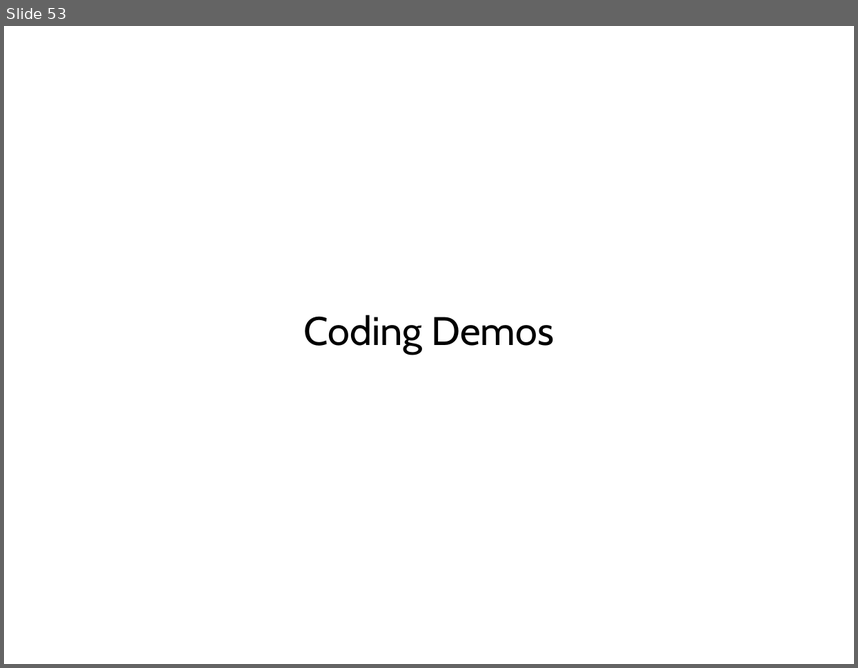
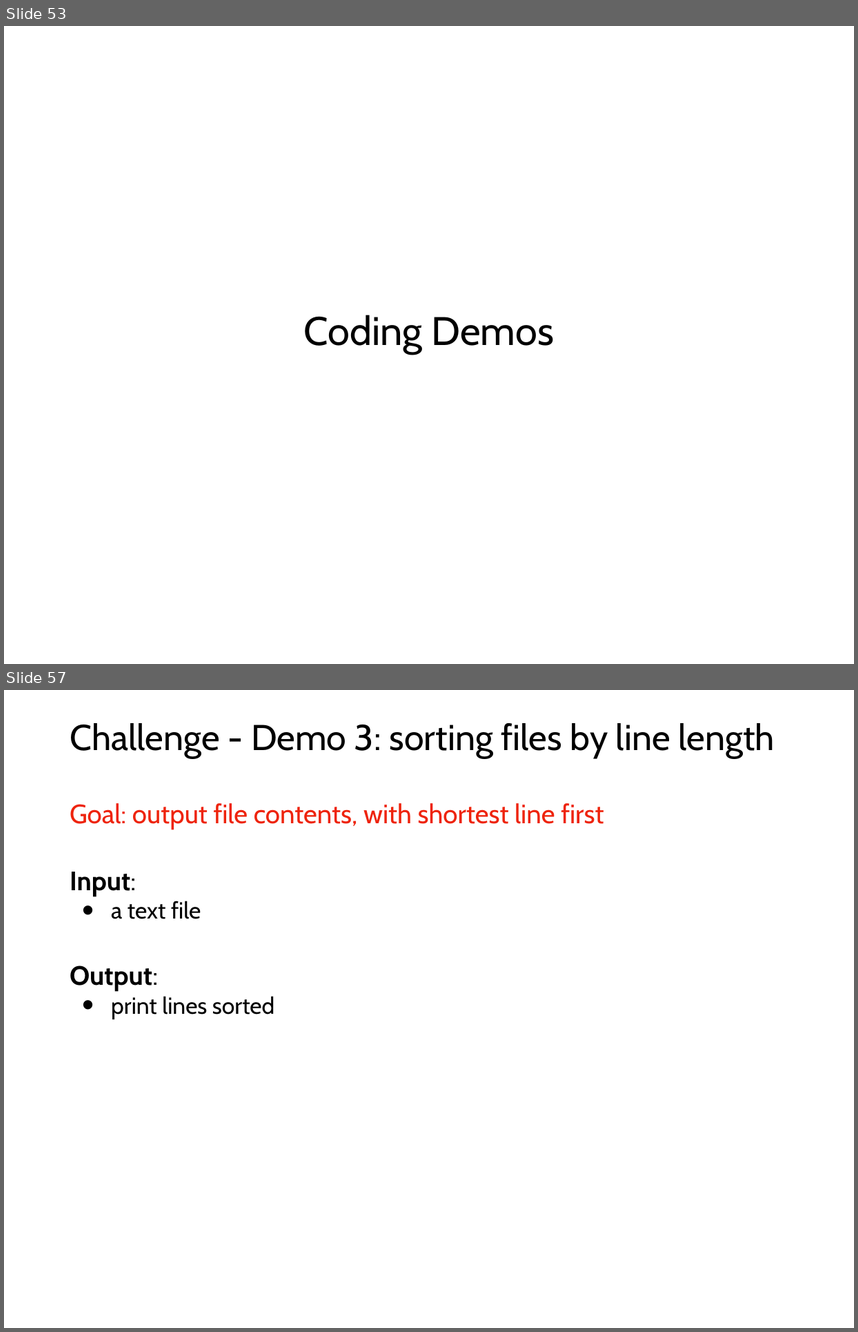
Before and after one commit to tylerharter/caraza-harter-com, a slide deck: tyler/meena/cs220/s21/materials/lec_27_S21.pptx. Shown one above the other, each under a label of ours: slide 53 before the commit, slides 53 and 57 after it; the slides between them are not shown. The pictures are 858x668 and 858x1332 pixels, drawn with LibreOffice and Linux fonts; fonts in the diff are those of the drawing. Boxes give left, top, right and bottom in pixels: in the first picture for what was removed or moved away, otherwise in the second. Text is boxed around its words. In the diff, an @@ line names an element or a change of style, - is before the commit and + after.

```diff
--- a/tyler/meena/cs220/s21/materials/lec_27_S21.pptx
+++ b/tyler/meena/cs220/s21/materials/lec_27_S21.pptx
@@ slide 57 added at bbox=[4, 690, 854, 1328], background #FFFFFF @@
@@ title added at bbox=[70, 723, 775, 758], 43.2 pt, text #000000 @@
+Challenge - Demo 3: sorting files by line length
@@ text added at bbox=[70, 803, 604, 1019], 32 pt, text #EE230C @@
+          Goal: output file contents, with shortest line first
+          Input:
+• a text file
+          Output:
+• print lines sorted
```
Also in this commit, not shown: 2 slides changed, 1 other slide added, 4 other files.
